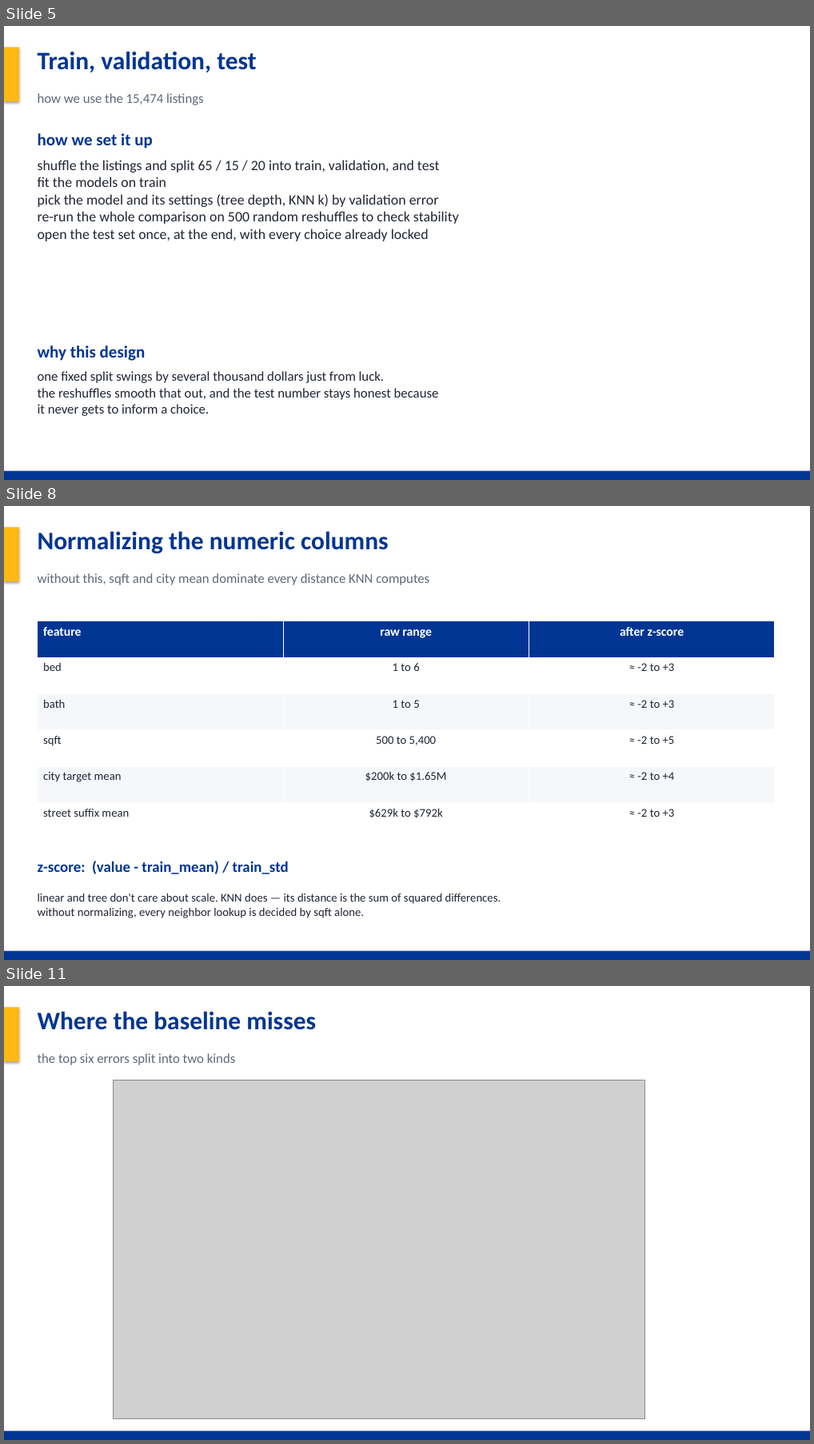
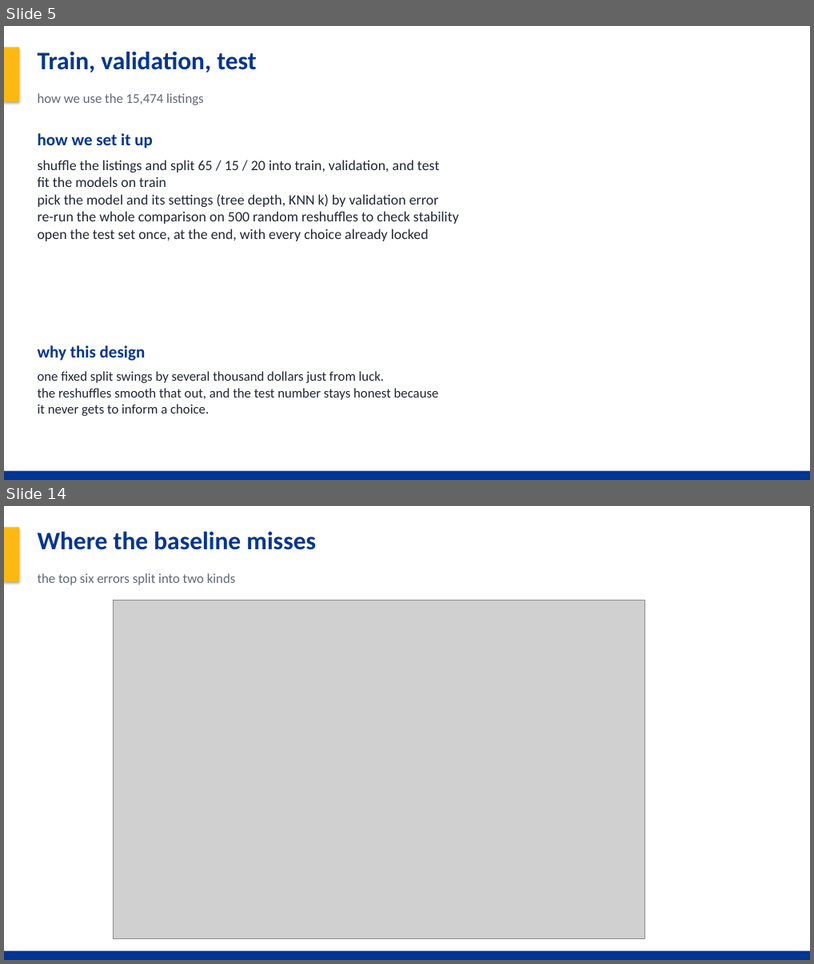
Before and after one commit to Noah-Gallego/house-price-4450-final, a slide deck: HousePrice_Final_Project.pptx. Shown one above the other, each under a label of ours: slides 5, 8 and 11 before the commit, slides 5 and 14 after it; the slides between them are not shown. The pictures are 814x1444 and 814x964 pixels, drawn with LibreOffice and Linux fonts; fonts in the diff are those of the drawing; grey boxes stand for pictures. Boxes give left, top, right and bottom in pixels: in the first picture for what was removed or moved away, otherwise in the second. Text is boxed around its words. In the diff, an @@ line names an element or a change of style, - is before the commit and + after.

Commit message:
Add region clustering, MLR results, distance-metric CV, updated deck

```diff
--- a/HousePrice_Final_Project.pptx
+++ b/HousePrice_Final_Project.pptx
@@ slide 8 removed at bbox=[4, 506, 810, 960], background #FFFFFF @@
@@ rectangle removed at bbox=[4, 506, 810, 960] @@
@@ rectangle removed at bbox=[4, 527, 19, 582] @@
@@ text removed at bbox=[38, 532, 389, 554] @@
-Normalizing the numeric columns
@@ text removed at bbox=[38, 573, 430, 585] @@
-without this, sqft and city mean dominate every distance KNN computes
@@ table removed at bbox=[38, 621, 776, 839], 6 rows, 3 columns @@
-feature | raw range | after z-score
-bed | 1 to 6 | ≈ -2 to +3
-bath | 1 to 5 | ≈ -2 to +3
-sqft | 500 to 5,400 | ≈ -2 to +5
-city target mean | $200k to $1.65M | ≈ -2 to +4
-street suffix mean | $629k to $792k | ≈ -2 to +3
@@ text removed at bbox=[38, 860, 289, 874] @@
-z-score: (value - train_mean) / train_std
@@ text removed at bbox=[38, 892, 502, 918] @@
-linear and tree don't care about scale. KNN does — its distance is the sum of squared differences.
-without normalizing, every neighbor lookup is decided by sqft alone.
@@ rectangle removed at bbox=[4, 951, 810, 960] @@
@@ what was slide 11 is now slide 14 @@
```
Also in this commit, not shown: 2 slides changed, 6 slides added, 2 other slides removed, 13 other files.
